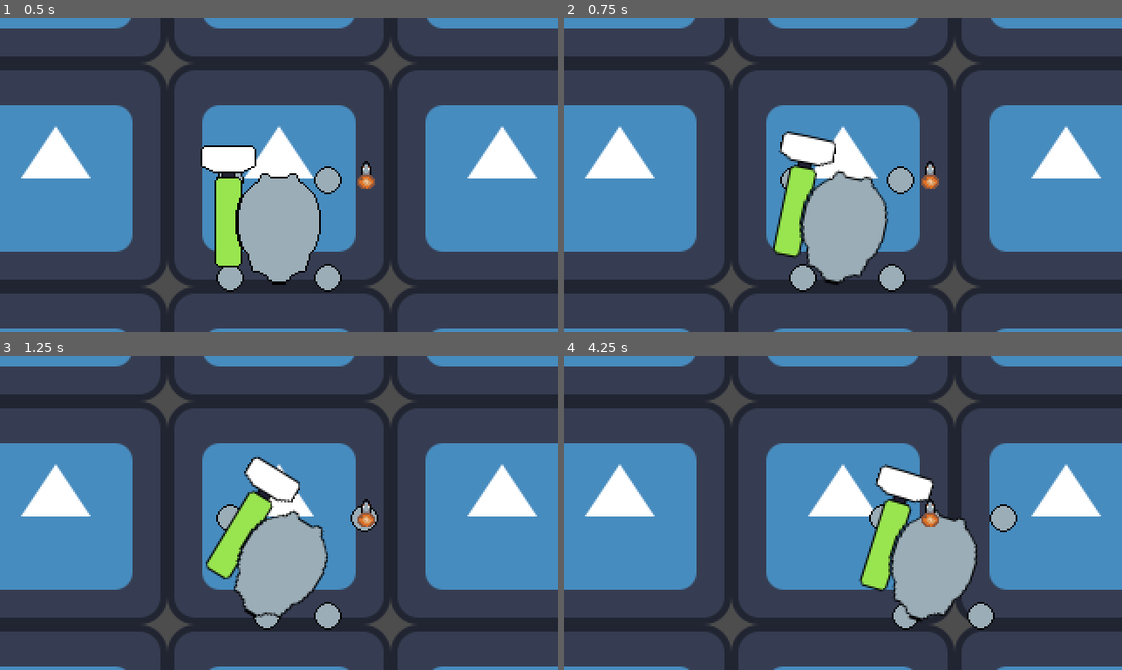
Above: before the commit, frames 1-4 (two rows, left to right).
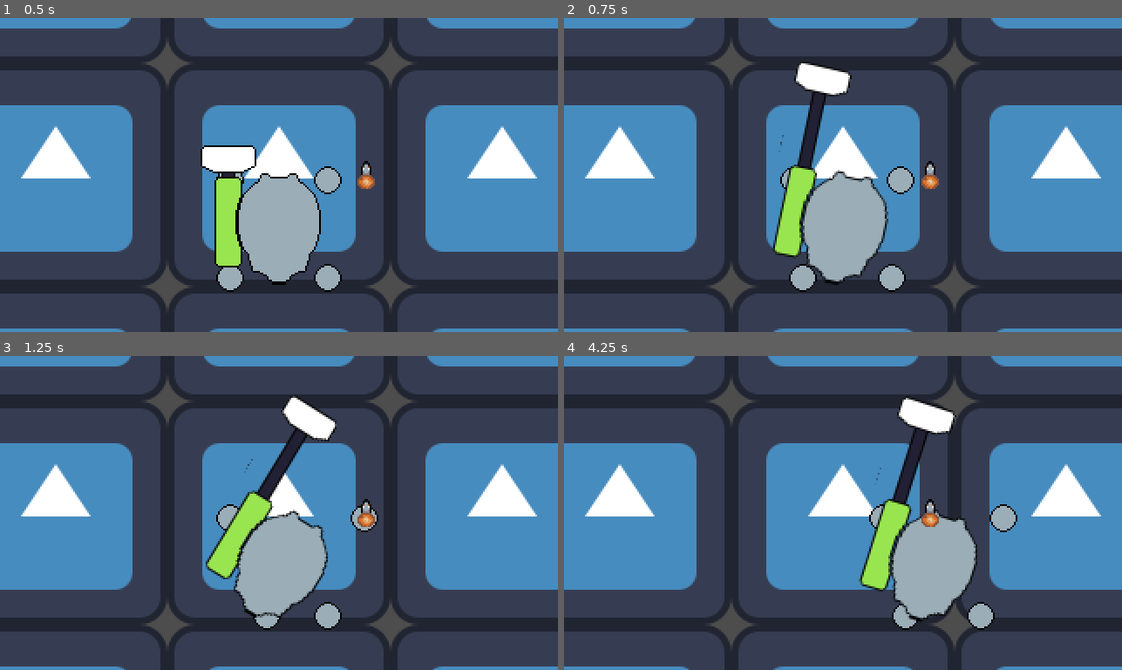
Above: after the commit, the same moments.

Repository: LaffertyDev/junkyard-brawl
Game: Godot game, scene res://src/game.tscn
Two runs of this game, one before a commit and one after it. Both use one fixed random seed, a clock stepped at 60 frames per second and the inputs below. The engine's default icon, where the game draws it, is replaced by a stand-in: a white triangle on a blue panel in a dark square.
Inputs (mouse positions are in pixels of both pictures, inside the frame that each line leads up to):
- Up to frame 1 (0.5 s): no input
- Up to frame 2 (0.75 s): tap Enter at 0.5 s; move the mouse to (965, 159) at 0.52 s; hold D (move_right) from 0.53 s (still down); hold Space (action_primary, bound only after the commit) from 0.53 s (still down)
- Up to frame 3 (1.25 s): keep holding D (move_right); keep holding Space (action_primary, bound only after the commit)
- Up to frame 4 (4.25 s): move the mouse to (731, 528) at 1.27 s; release D (move_right) at 1.28 s; release Space (action_primary, bound only after the commit) at 1.28 s; hold S (move_backward) 1.28-2.03 s; tap Space (action_primary, bound only after the commit) at 1.35, 2.85 s; move the mouse to (898, 443) at 2.02 s; hold D (move_right) 2.03-2.78 s; hold Space (action_primary, bound only after the commit) 2.03-2.78 s; move the mouse to (815, 575) at 2.77 s; hold W (move_forward) 2.78-3.53 s; move the mouse to (1010, 560) at 3.52 s; hold A (move_left) from 3.53 s (still down); hold Space (action_primary, bound only after the commit) from 3.53 s (still down)

Frame 1 is identical in both runs. In frame 2, 2.0% of the frame differs, in the area x 38-52%, y 13-48%; in frame 3, 1.9%; in frame 4, 2.1%, in the area x 55-71%, y 12-48%.

Commit message:
add basic hammer anim

Diff:
--- a/project.godot
+++ b/project.godot
@@ -45,6 +45,11 @@
 "events": [Object(InputEventKey,"resource_local_to_scene":false,"resource_name":"","device":-1,"window_id":0,"alt_press …(192 unchanged characters)…
 ]
 }
+action_primary={
+"deadzone": 0.5,
+"events": [Object(InputEventKey,"resource_local_to_scene":false,"resource_name":"","device":-1,"window_id":0,"alt_pressed":false,"shift_pressed":false,"ctrl_pressed":false,"meta_pressed":false,"pressed":false,"keycode":0,"physical_keycode":32,"key_label":0,"unicode":32,"location":0,"echo":false,"script":null)
+]
+}
 
 [rendering]
 
--- a/src/Characters/Max/max.gd
+++ b/src/Characters/Max/max.gd
@@ -9,8 +9,16 @@
 @warning_ignore("unused_private_class_variable")
 @onready var _leg_top_right: Node2D = %leg_top_right
 @onready var _torso: Node2D = %max_torso
+@onready var _hammer: AnimatedSprite2D = %max_hammer
 
 func _physics_process(delta: float) -> void:
 	var target_angle = get_global_mouse_position().angle_to_point(self.position) - (PI / 2)
 
 	_torso.rotation = lerp_angle(_torso.rotation, target_angle, 1.0 * delta)
+
+	if Input.is_action_pressed("action_primary"):
+		_hammer.animation = "engage"
+		_hammer.play()
+	else:
+		_hammer.animation = "idle"
+		_hammer.play()
--- a/src/Characters/Max/max.tscn
+++ b/src/Characters/Max/max.tscn
@@ -4,7 +4,7 @@
 [ext_resource type="Texture2D" uid="uid://ga1ex7busmof" path="res://src/Characters/Max/max3.png" id="1_nx7hy"]
 [ext_resource type="Texture2D" uid="uid://brcocx6q6doft" path="res://src/Characters/Max/max_torso.png" id="2_u1ccp"]
 [ext_resource type="Texture2D" uid="uid://bmy80gftuxvjt" path="res://src/Characters/Max/max_leg.png" id="3_68rjg"]
-[ext_resource type="Texture2D" uid="uid://bq0u1ww7kkx16" path="res://src/Characters/Max/max_hammer.png" id="4_7digu"]
+[ext_resource type="SpriteFrames" uid="uid://cajnowuwd4by5" path="res://src/Characters/Max/max_hammer_sprite_frames.tres" id="5_wybb3"]
 [ext_resource type="Script" path="res://src/StateMachines/StateMachine.gd" id="6_qciws"]
 [ext_resource type="Script" path="res://src/Characters/Max/States/move_idle.gd" id="7_n808q"]
 [ext_resource type="Script" path="res://src/Characters/Max/States/move_cancel.gd" id="8_1ekhc"]
@@ -49,9 +49,11 @@
 unique_name_in_owner = true
 texture = ExtResource("2_u1ccp")
 
-[node name="max_hammer" type="Sprite2D" parent="max_torso"]
+[node name="max_hammer" type="AnimatedSprite2D" parent="max_torso"]
+unique_name_in_owner = true
 position = Vector2(-29, -41)
-texture = ExtResource("4_7digu")
+sprite_frames = ExtResource("5_wybb3")
+animation = &"idle"
 
 [node name="MovementState" type="Node" parent="."]
 script = ExtResource("6_qciws")
--- /dev/null
+++ b/src/Characters/Max/max_hammer_sprite_frames.tres
@@ -0,0 +1,30 @@
+[gd_resource type="SpriteFrames" load_steps=4 format=3 uid="uid://cajnowuwd4by5"]
+
+[ext_resource type="Texture2D" uid="uid://bq0u1ww7kkx16" path="res://src/Characters/Max/max_hammer.png" id="1_rn8o5"]
+
+[sub_resource type="AtlasTexture" id="AtlasTexture_f2yoa"]
+atlas = ExtResource("1_rn8o5")
+region = Rect2(32, 0, 32, 160)
+
+[sub_resource type="AtlasTexture" id="AtlasTexture_2ls4i"]
+atlas = ExtResource("1_rn8o5")
+region = Rect2(0, 0, 32, 160)
+
+[resource]
+animations = [{
+"frames": [{
+"duration": 1.0,
+"texture": SubResource("AtlasTexture_f2yoa")
+}],
+"loop": true,
+"name": &"engage",
+"speed": 5.0
+}, {
+"frames": [{
+"duration": 1.0,
+"texture": SubResource("AtlasTexture_2ls4i")
+}],
+"loop": true,
+"name": &"idle",
+"speed": 5.0
+}]
Binary file changed: src/Characters/Max/max_hammer.png
Not shown, added: src/Characters/.DS_Store
Not shown, changed: todo.md
